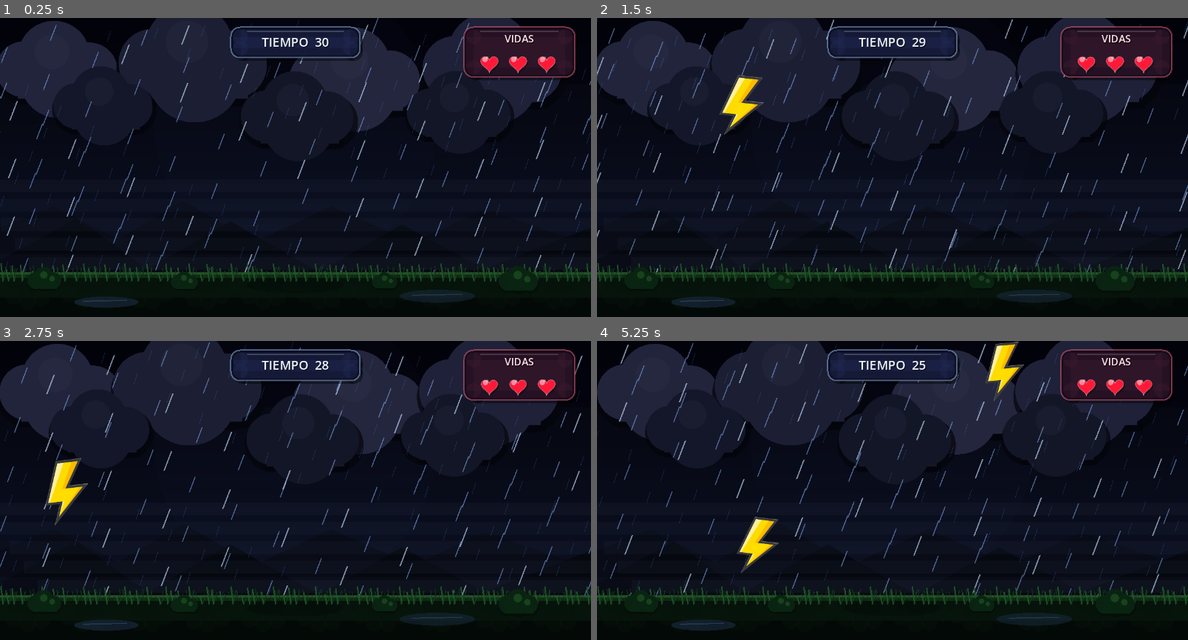
Above: before the commit, frames 1-4 (two rows, left to right).
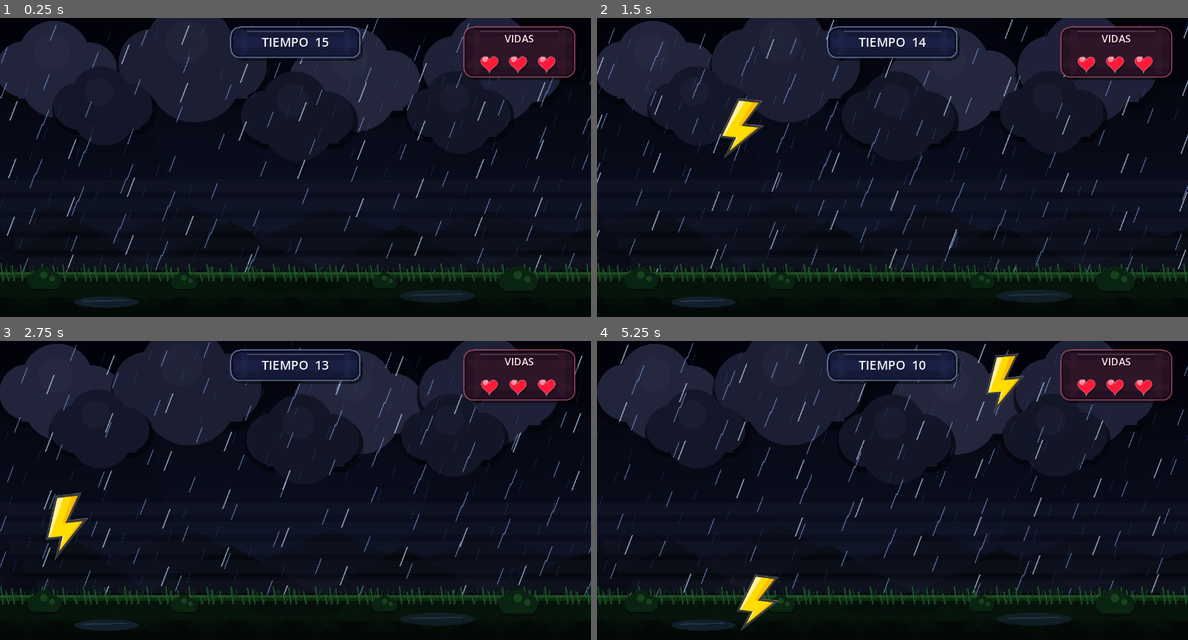
Above: after the commit, the same moments.

Repository: Dylan11092005/Minijuegos
Game: Godot game, scene res://minigame_rayo/MainRayo.tscn
The game is run twice, just before and just after one commit, with the same random seed, the same clock (stepped at 60 frames per second) and the same inputs. This scene is started directly instead of the project's main scene.
Inputs (mouse positions are in pixels of both pictures, inside the frame that each line leads up to):
- Up to frame 1 (0.25 s): no input
- Up to frame 2 (1.5 s): move the mouse to (1022, 152) at 0.52 s; hold Right (ui_right) 0.53-1.25 s; click (1022, 152) at 0.67 s; drag from (774, 182) to (744, 53) at 1.27 s
- Up to frame 3 (2.75 s): move the mouse to (354, 424) at 2.02 s; hold Right (ui_right) from 2.03 s (still down); click (354, 424) at 2.17 s
- Up to frame 4 (5.25 s): release Right (ui_right) at 2.75 s; drag from (862, 550) to (715, 445) at 2.77 s; move the mouse to (1069, 535) at 3.52 s; hold Left (ui_left) 3.53-4.25 s; click (1069, 535) at 3.67 s; drag from (715, 445) to (803, 415) at 4.27 s; move the mouse to (922, 490) at 5.02 s; hold Left (ui_left) from 5.03 s (still down); click (922, 490) at 5.17 s

The runs differ from the first frame. In frame 1, less than 0.1% of the frame differs, in the area x 53-56%, y 6-10%; in frame 2, 1.0%; in frame 3, 1.3%; in frame 4, 2.0%, in the area x 23-73%, y 0-97%.

Commit message:
Se realizo una estandarización en el label que dice si ganaste o perdiste

Diff:
--- a/minigame_rayo/MainRayo.tscn
+++ b/minigame_rayo/MainRayo.tscn
@@ -5,6 +5,7 @@
 [ext_resource type="PackedScene" uid="uid://cxlnhhgbk1c0" path="res://minigame_rayo/PlayerRayo.tscn" id="2_07qu5"]
 [ext_resource type="Script" uid="uid://b5alxsrj2ybtt" path="res://minigame_rayo/fondo_tormenta.gd" id="3_0ej5d"]
 [ext_resource type="Script" uid="uid://ba48odk5717bg" path="res://minigame_rayo/hud_rayo.gd" id="5_sm828"]
+[ext_resource type="PackedScene" uid="uid://dsdbaxj6xesxn" path="res://ui_global/ResultadoJuego.tscn" id="6_1etp8"]
 
 [node name="MainRayo" type="Node2D" unique_id=130022186]
 script = ExtResource("1_djott")
@@ -51,5 +52,7 @@
 offset_right = 475.0
 offset_bottom = 339.0
 
+[node name="ResultadoJuego" parent="." unique_id=2106536257 instance=ExtResource("6_1etp8")]
+
 [connection signal="timeout" from="TimerSpawnRayos" to="." method="_on_timer_spawn_rayos_timeout"]
 [connection signal="timeout" from="TimerTormenta" to="." method="_on_timer_tormenta_timeout"]
--- a/minigame_rayo/main_rayo.gd
+++ b/minigame_rayo/main_rayo.gd
@@ -2,7 +2,7 @@
 
 @export var rayo_scene: PackedScene
 
-var tiempo := 30
+var tiempo := 15
 var juego_terminado := false
 var mensaje_actual := ""
 
@@ -10,12 +10,13 @@
 @onready var timer_spawn = $TimerSpawnRayos
 @onready var timer_tormenta = $TimerTormenta
 @onready var hud = $UI/HUD
+@onready var resultado_juego = $ResultadoJuego
 
 
 func _ready():
 	randomize()
 
-	tiempo = 30
+	tiempo = 15
 	juego_terminado = false
 	mensaje_actual = ""
 
@@ -66,19 +67,21 @@
 
 func ganar():
 	juego_terminado = true
-	mensaje_actual = "¡Ganaste!\nSobreviviste a la tormenta."
+	mensaje_actual = ""
 
 	timer_spawn.stop()
 	timer_tormenta.stop()
 
 	actualizar_ui()
+	resultado_juego.mostrar_ganaste()
 
 
 func perder():
 	juego_terminado = true
-	mensaje_actual = "Perdiste.\nTe alcanzaron 3 rayos."
+	mensaje_actual = ""
 
 	timer_spawn.stop()
 	timer_tormenta.stop()
 
 	actualizar_ui()
+	resultado_juego.mostrar_perdiste()
--- a/minigame_rayo/rayo.gd
+++ b/minigame_rayo/rayo.gd
@@ -1,6 +1,6 @@
 extends Area2D
 
-@export var velocidad_caida := 430
+@export var velocidad_caida := 630
 @export var velocidad_giro := 0.0
 
 var pantalla_alto := 720.0
@@ -8,7 +8,7 @@
 
 func _ready():
 	# Hace que cada rayo tenga una velocidad un poco diferente
-	velocidad_caida = randf_range(380, 520)
+	velocidad_caida = randf_range(480, 620)
 
 	# Pequeña variación visual
 	rotation_degrees = randf_range(-8, 8)
--- /dev/null
+++ b/ui_global/ResultadoJuego.tscn
@@ -0,0 +1,27 @@
+[gd_scene format=3 uid="uid://dsdbaxj6xesxn"]
+
+[ext_resource type="Script" uid="uid://7wk2j2cui3vk" path="res://ui_global/resultado_juego.gd" id="1_dq4m0"]
+
+[node name="ResultadoJuego" type="CanvasLayer" unique_id=2106536257]
+script = ExtResource("1_dq4m0")
+
+[node name="Contenedor" type="Control" parent="." unique_id=1736358406]
+layout_mode = 3
+anchors_preset = 0
+offset_right = 1280.0
+offset_bottom = 648.0
+
+[node name="PanelFondo" type="Panel" parent="Contenedor" unique_id=811803372]
+layout_mode = 0
+offset_right = 40.0
+offset_bottom = 40.0
+
+[node name="LabelMensaje" type="Label" parent="Contenedor" unique_id=980075962]
+layout_mode = 0
+offset_right = 40.0
+offset_bottom = 23.0
+
+[node name="BotonVolver" type="Button" parent="Contenedor" unique_id=807214878]
+layout_mode = 0
+offset_right = 8.0
+offset_bottom = 8.0
--- /dev/null
+++ b/ui_global/resultado_juego.gd
@@ -0,0 +1,186 @@
+extends CanvasLayer
+
+@export var ruta_menu := "res://MenuPrincipal.tscn"
+
+@onready var contenedor = $Contenedor
+@onready var panel_fondo = $Contenedor/PanelFondo
+@onready var label_mensaje = $Contenedor/LabelMensaje
+@onready var boton_volver = $Contenedor/BotonVolver
+
+# Paleta oficial
+var color_verde := Color("#60B060")
+var color_verde_claro := Color("#80C070")
+var color_celeste_claro := Color("#C0E0FF")
+var color_celeste := Color("#30C0F0")
+var color_azul_oscuro := Color("#406080")
+
+var color_cafe := Color("#907050")
+var color_rojo := Color("#F02020")
+var color_naranja := Color("#E08040")
+var color_amarillo := Color("#FFF020")
+var color_piel := Color("#E0B080")
+
+var color_azul_gris := Color("#A0B0C0")
+var color_beige := Color("#F0D0A0")
+var color_blanco := Color("#F5F5F5")
+var color_negro := Color("#2B2B2B")
+var color_gris := Color("#B2B2B2")
+
+var mensaje_actual := ""
+
+
+func _ready():
+	visible = false
+
+	configurar_contenedor()
+	configurar_panel()
+	configurar_label()
+	configurar_boton()
+
+	boton_volver.pressed.connect(_on_boton_volver_pressed)
+
+
+func configurar_contenedor():
+	contenedor.position = Vector2.ZERO
+	contenedor.size = get_viewport().get_visible_rect().size
+	contenedor.mouse_filter = Control.MOUSE_FILTER_STOP
+
+
+func configurar_panel():
+	var pantalla := get_viewport().get_visible_rect().size
+
+	panel_fondo.custom_minimum_size = Vector2(660, 280)
+	panel_fondo.position = Vector2(
+		(pantalla.x - 660) / 2,
+		(pantalla.y - 280) / 2
+	)
+	panel_fondo.size = Vector2(660, 280)
+
+	var estilo := StyleBoxFlat.new()
+	estilo.bg_color = color_beige
+	estilo.border_color = color_naranja
+
+	estilo.border_width_left = 8
+	estilo.border_width_right = 8
+	estilo.border_width_top = 8
+	estilo.border_width_bottom = 8
+
+	estilo.corner_radius_top_left = 32
+	estilo.corner_radius_top_right = 32
+	estilo.corner_radius_bottom_left = 32
+	estilo.corner_radius_bottom_right = 32
+
+	estilo.shadow_color = Color(0, 0, 0, 0.28)
+	estilo.shadow_size = 14
+	estilo.shadow_offset = Vector2(0, 8)
+
+	panel_fondo.add_theme_stylebox_override("panel", estilo)
+
+
+func configurar_label():
+	var pantalla := get_viewport().get_visible_rect().size
+
+	label_mensaje.position = Vector2(
+		(pantalla.x - 600) / 2,
+		(pantalla.y - 120) / 2 - 15
+	)
+
+	label_mensaje.size = Vector2(600, 120)
+	label_mensaje.horizontal_alignment = HORIZONTAL_ALIGNMENT_CENTER
+	label_mensaje.vertical_alignment = VERTICAL_ALIGNMENT_CENTER
+	label_mensaje.autowrap_mode = TextServer.AUTOWRAP_WORD_SMART
+
+	label_mensaje.add_theme_color_override("font_color", color_azul_oscuro)
+	label_mensaje.add_theme_font_size_override("font_size", 38)
+
+	var fuente = load("res://assets/fonts/Montserrat.ttf")
+	if fuente:
+		label_mensaje.add_theme_font_override("font", fuente)
+
+
+func configurar_boton():
+	var pantalla := get_viewport().get_visible_rect().size
+
+	boton_volver.text = "Volver al menú"
+	boton_volver.position = Vector2(
+		(pantalla.x - 240) / 2,
+		(pantalla.y / 2) + 90
+	)
+	boton_volver.size = Vector2(240, 55)
+
+	var estilo_normal := StyleBoxFlat.new()
+	estilo_normal.bg_color = color_celeste
+	estilo_normal.border_color = color_azul_oscuro
+
+	estilo_normal.border_width_left = 4
+	estilo_normal.border_width_right = 4
+	estilo_normal.border_width_top = 4
+	estilo_normal.border_width_bottom = 4
+
+	estilo_normal.corner_radius_top_left = 18
+	estilo_normal.corner_radius_top_right = 18
+	estilo_normal.corner_radius_bottom_left = 18
+	estilo_normal.corner_radius_bottom_right = 18
+
+	var estilo_hover := StyleBoxFlat.new()
+	estilo_hover.bg_color = color_celeste_claro
+	estilo_hover.border_color = color_azul_oscuro
+
+	estilo_hover.border_width_left = 4
+	estilo_hover.border_width_right = 4
+	estilo_hover.border_width_top = 4
+	estilo_hover.border_width_bottom = 4
+
+	estilo_hover.corner_radius_top_left = 18
+	estilo_hover.corner_radius_top_right = 18
+	estilo_hover.corner_radius_bottom_left = 18
+	estilo_hover.corner_radius_bottom_right = 18
+
+	var estilo_pressed := StyleBoxFlat.new()
+	estilo_pressed.bg_color = color_azul_oscuro
+	estilo_pressed.border_color = color_celeste
+
+	estilo_pressed.border_width_left = 4
+	estilo_pressed.border_width_right = 4
+	estilo_pressed.border_width_top = 4
+	estilo_pressed.border_width_bottom = 4
+
+	estilo_pressed.corner_radius_top_left = 18
+	estilo_pressed.corner_radius_top_right = 18
+	estilo_pressed.corner_radius_bottom_left = 18
+	estilo_pressed.corner_radius_bottom_right = 18
+
+	boton_volver.add_theme_stylebox_override("normal", estilo_normal)
+	boton_volver.add_theme_stylebox_override("hover", estilo_hover)
+	boton_volver.add_theme_stylebox_override("pressed", estilo_pressed)
+
+	boton_volver.add_theme_color_override("font_color", color_blanco)
+	boton_volver.add_theme_color_override("font_hover_color", color_azul_oscuro)
+	boton_volver.add_theme_color_override("font_pressed_color", color_blanco)
+	boton_volver.add_theme_font_size_override("font_size", 22)
+
+	var fuente = load("res://assets/fonts/Montserrat.ttf")
+	if fuente:
+		boton_volver.add_theme_font_override("font", fuente)
+
+
+func mostrar_ganaste():
+	mensaje_actual = "Felicidades,\nganaste el juego"
+	label_mensaje.text = mensaje_actual
+	label_mensaje.add_theme_color_override("font_color", color_azul_oscuro)
+	visible = true
+
+
+func mostrar_perdiste():
+	mensaje_actual = "Qué mal,\nperdiste"
+	label_mensaje.text = mensaje_actual
+	label_mensaje.add_theme_color_override("font_color", color_azul_oscuro)
+	visible = true
+
+
+func ocultar():
+	visible = false
+
+
+func _on_boton_volver_pressed():
+	get_tree().change_scene_to_file(ruta_menu)
Binary file added: assets/fonts/Montserrat-Italic-VariableFont_wght.ttf
Not shown, added: assets/fonts/Montserrat-Italic-VariableFont_wght.ttf.import
Binary file added: assets/fonts/Montserrat-VariableFont_wght.ttf
Not shown, added: assets/fonts/Montserrat-VariableFont_wght.ttf.import
Not shown, added: ui_global/resultado_juego.gd.uid
